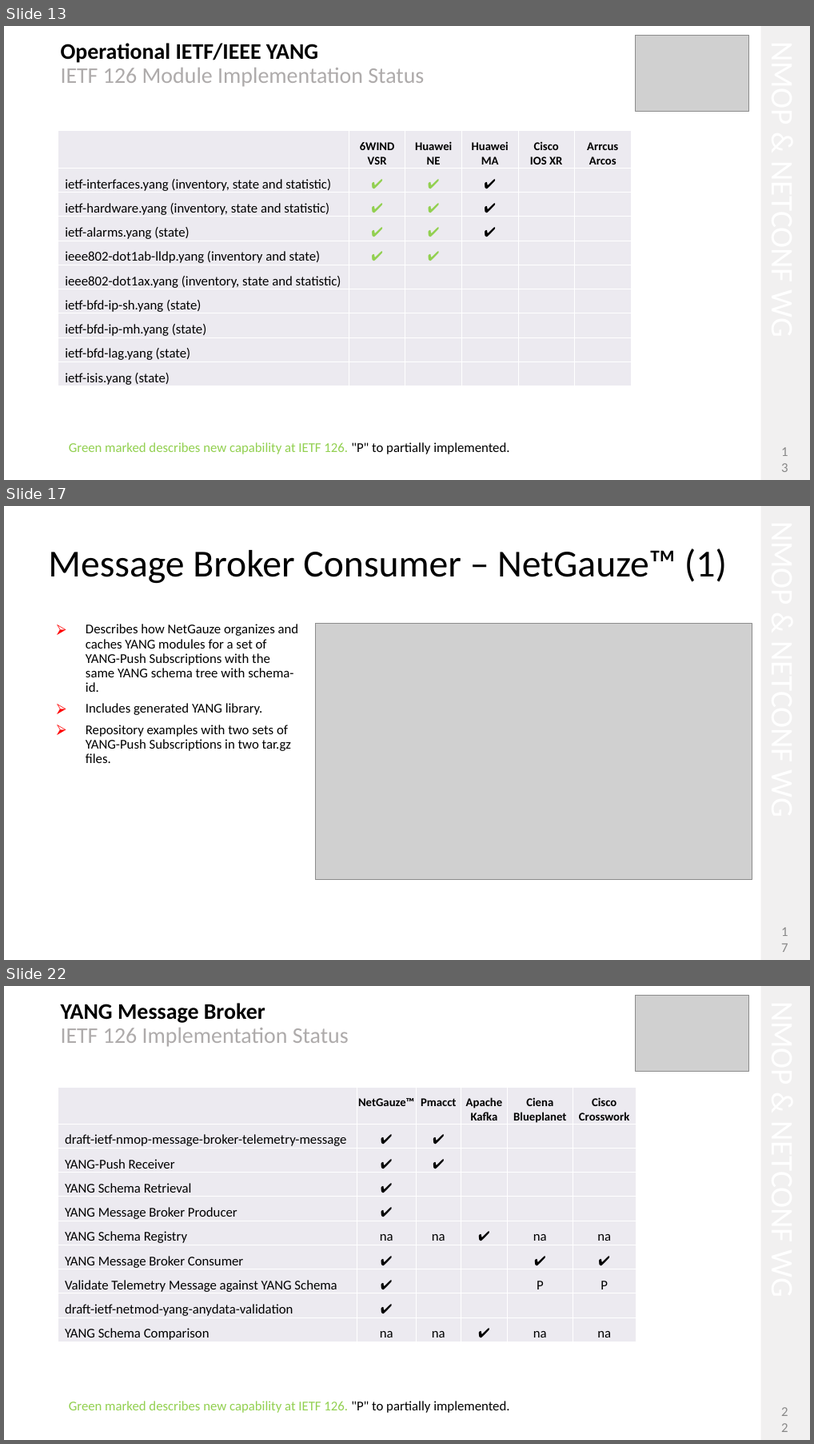
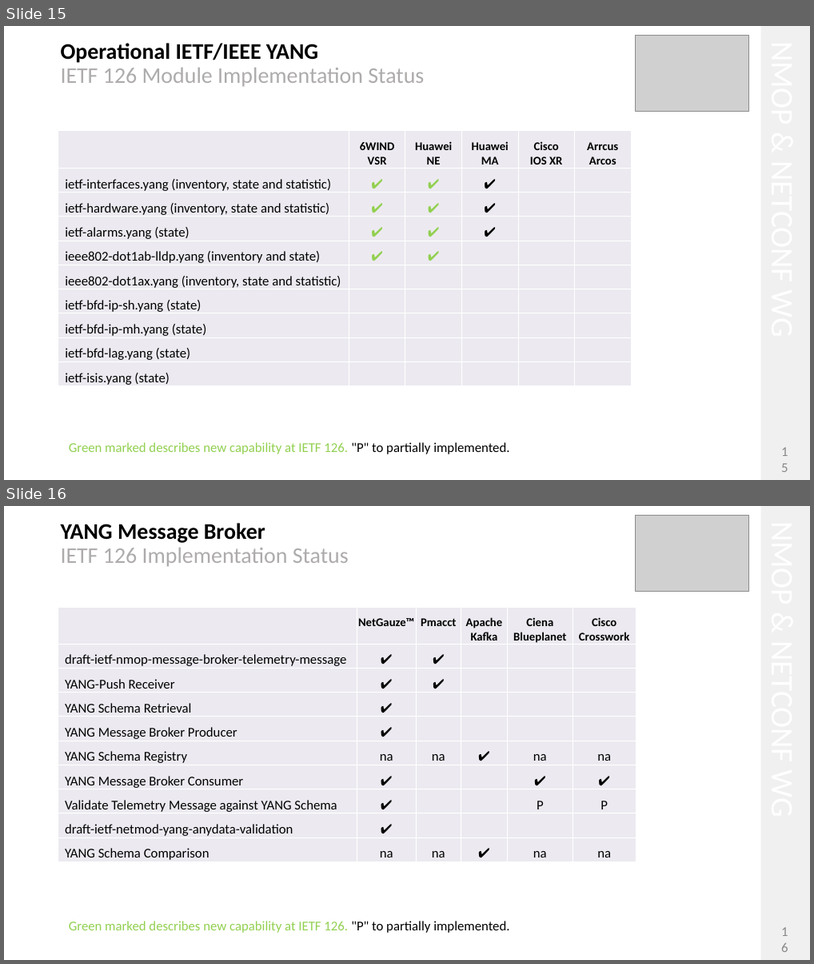
Before and after one commit to network-analytics/ietf-network-analytics-document-status, a slide deck: 126/NMOP/draft-ietf-nmop-yang-message-broker-integration-13.pptx. Shown one above the other, each under a label of ours: slides 13, 17 and 22 before the commit, slides 15 and 16 after it; the slides between them are not shown. The pictures are 814x1444 and 814x964 pixels, drawn with LibreOffice and Linux fonts; fonts in the diff are those of the drawing; grey boxes stand for pictures. Boxes give left, top, right and bottom in pixels: in the first picture for what was removed or moved away, otherwise in the second. Text is boxed around its words. In the diff, an @@ line names an element or a change of style, - is before the commit and + after.

```diff
--- a/126/NMOP/draft-ietf-nmop-yang-message-broker-integration-13.pptx
+++ b/126/NMOP/draft-ietf-nmop-yang-message-broker-integration-13.pptx
@@ slide 17 removed at <box>4,506,810,960</box>, background #FFFFFF @@
@@ rectangle removed at <box>762,506,810,960</box> @@
@@ title removed at <box>48,548,727,584</box> @@
-Message Broker Consumer – NetGauze™ (1)
@@ text removed at <box>86,624,299,763</box> @@
-⮚ Describes how NetGauze organizes and caches YANG modules for a set of YANG-Push Subscriptions with the same YANG schema tree with schema-id.
-⮚ Includes generated YANG library.
-⮚ Repository examples with two sets of YANG-Push Subscriptions in two tar.gz files.
@@ picture removed at <box>315,624,752,880</box> @@
@@ page number removed at <box>777,927,793,951</box> @@
-17
@@ what was slide 13 is now slide 15 @@
@@ page number at <box>777,447,793,471</box>: text changed @@
-13
+15
@@ what was slide 22 is now slide 16 @@
@@ page number at <box>777,927,793,951</box>: text changed @@
-22
+16
```
Also in this commit, not shown: 5 slides changed, 3 slides added, 7 other slides removed, 3 other files.
